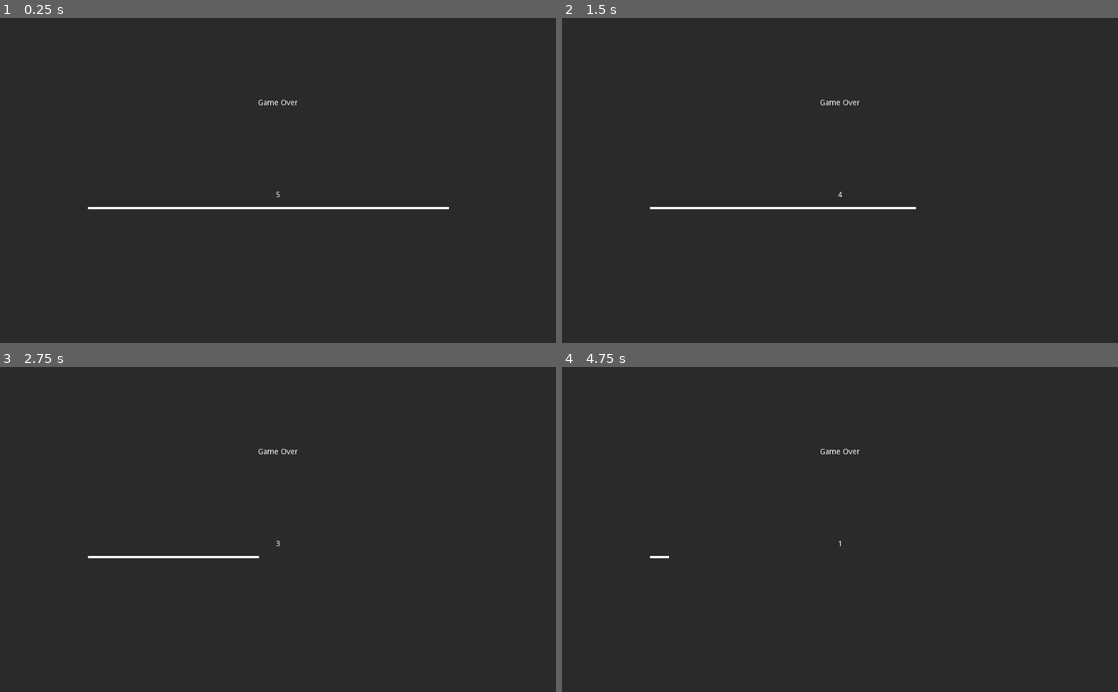
Above: before the commit, frames 1-4 (two rows, left to right).
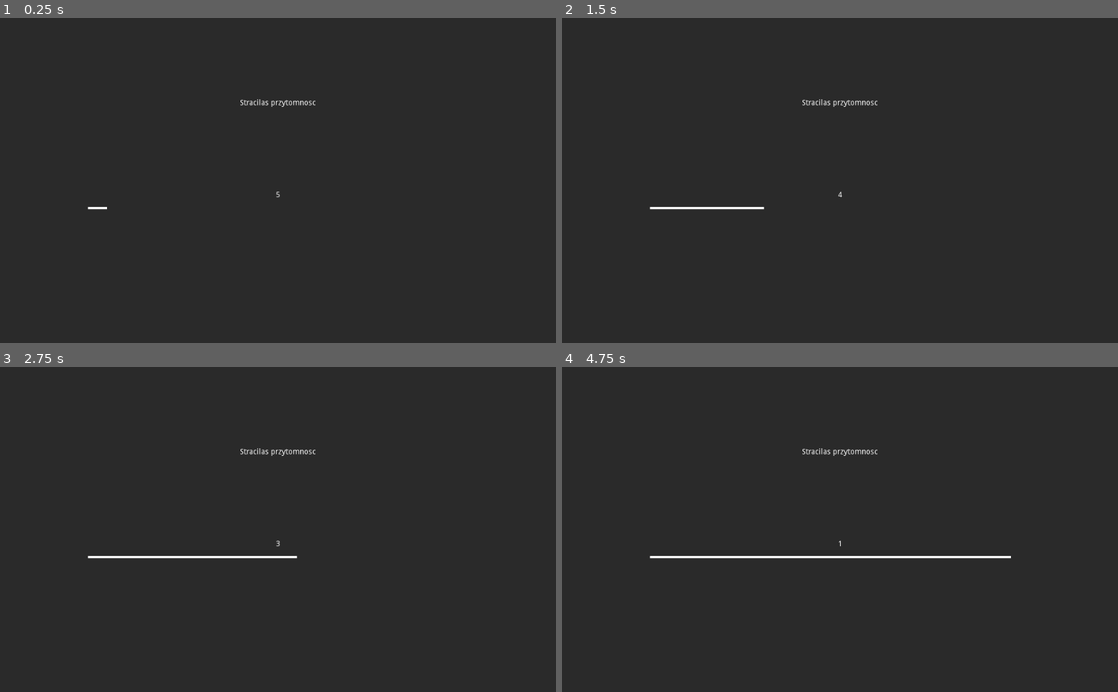
Above: after the commit, the same moments.

Repository: Flying-Octopus-Team/Asterielle
Game: Godot game, scene res://Scenes/GameOverScreen.tscn
The game is run twice, just before and just after one commit, with the same random seed, the same clock (stepped at 60 frames per second) and the same inputs. This scene is started directly instead of the project's main scene.
Inputs (mouse positions are in pixels of both pictures, inside the frame that each line leads up to):
- Up to frame 1 (0.25 s): no input
- Up to frame 2 (1.5 s): tap Enter at 0.5 s; move the mouse to (962, 164) at 0.52 s; click (962, 164) at 0.6 s; tap Space at 1.25 s; move the mouse to (728, 196) at 1.27 s; click (728, 196) at 1.35 s
- Up to frame 3 (2.75 s): tap Enter at 2 s; move the mouse to (333, 458) at 2.02 s; click (333, 458) at 2.1 s
- Up to frame 4 (4.75 s): tap Space at 2.75, 4.25 s; move the mouse to (812, 594) at 2.77 s; click (812, 594) at 2.85 s; tap Enter at 3.5 s; move the mouse to (1006, 578) at 3.52 s; click (1006, 578) at 3.6 s; move the mouse to (673, 480) at 4.27 s; click (673, 480) at 4.35 s

The runs differ from the first frame. In frame 1, 0.7% of the frame differs, in the area x 19-81%, y 25-59%; in frame 2, 0.4%; in frame 3, 0.2%; in frame 4, 0.7%.

Commit message:
Small changes to GameOverScreen

Diff:
--- a/Scenes/GameOverScreen.tscn
+++ b/Scenes/GameOverScreen.tscn
@@ -20,7 +20,7 @@
 anchor_right = 1.0
 margin_top = 150.0
 margin_bottom = 114.0
-text = "Game Over"
+text = "Straciłlas przytomnosc"
 align = 1
 
 [node name="RestartLeftTimer" type="Label" parent="CanvasLayer"]
--- a/Scripts/GameOverScreen.gd
+++ b/Scripts/GameOverScreen.gd
@@ -15,7 +15,7 @@
 
 func update_label_and_bar():
 	game_over_label.text = str(ceil(timer.time_left))
-	left_time_bar.value = timer.time_left
+	left_time_bar.value = timer.wait_time - timer.time_left
 
 func _on_RestartTimer_timeout():
 	queue_free()
